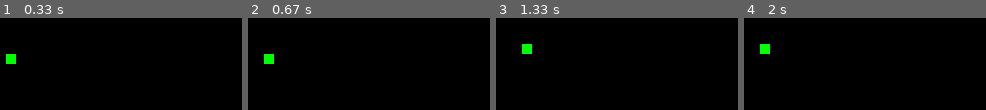
Above: before the commit, frames 1-4 (left to right).
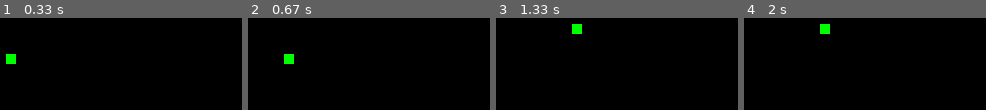
Above: after the commit, the same moments.

Repository: clxsh19/Projects
Game: pygame game, started from Snakes/snakes.py
Two runs of this game, one before a commit and one after it. Both use one fixed random seed, a clock stepped at 60 frames per second and the inputs below.
Inputs:
- Up to frame 1 (0.33 s): no input
- Up to frame 2 (0.67 s): hold D from 0.33 s (still down)
- Up to frame 3 (1.33 s): release D at 0.8 s; hold W 0.83-1.13 s; hold D from 1.17 s (still down)
- Up to frame 4 (2 s): release D at 1.63 s; hold A from 1.67 s (still down)

Frame 1 is identical in both runs. In frame 2, 0.9% of the frame differs, in the area x 6-20%, y 39-50%; in frame 3, 0.9%; in frame 4, 0.9%.

Commit message:
moves like pac-man now

Diff:
--- a/Snakes/snakes.py
+++ b/Snakes/snakes.py
@@ -8,6 +8,7 @@
 SIZE = 10
 
 class Snake_Game:
+
     def __init__(self):
         pygame.init()
         self.screen = pygame.display.set_mode(BOARD_SIZE)
@@ -17,8 +18,19 @@
     def clear_screen(self):
         self.screen.fill(BG_COLOR)
 
+    def direction(self):
+        if self.d == 'left':
+            self.j -= 10
+        elif self.d == 'right':
+            self.j += 10
+        elif self.d == 'up':
+            self.i -= 10
+        elif self.d == 'down':
+            self.i += 10
+
     def render(self):
         self.clear_screen()
+        self.direction()
         pygame.draw.rect(self.screen, SNAKE_COLOR, pygame.Rect(self.j, self.i, SIZE, SIZE))
         pygame.display.flip()
 
@@ -29,22 +41,29 @@
                 sys.exit()
             if event.type == pygame.KEYDOWN:
                 if event.unicode == 'w':
-                    self.i -= 10
+                    self.d = 'up'
                 if event.unicode == 's':
-                    self.i += 10
+                    self.d = 'down'
                 if event.unicode == 'a':
-                    self.j -= 10
+                    self.d = 'left'
                 if event.unicode == 'd':
-                    self.j += 10
+                    self.d = 'right'
+                if event.unicode == 'p':
+                    if self.pause == False:
+                        self.pause = True
+                    else:
+                        self.pause = False
 
     def run(self):
         self.j = 400
         self.i = 300
+        self.d = None
+        self.pause = False
         while True:
             self.handle_events()
-            self.render()
-            self.clock.tick(20)
-
+            if self.pause == False:
+                self.render()
+            self.clock.tick(10)
 
 game = Snake_Game()
 game.run()
